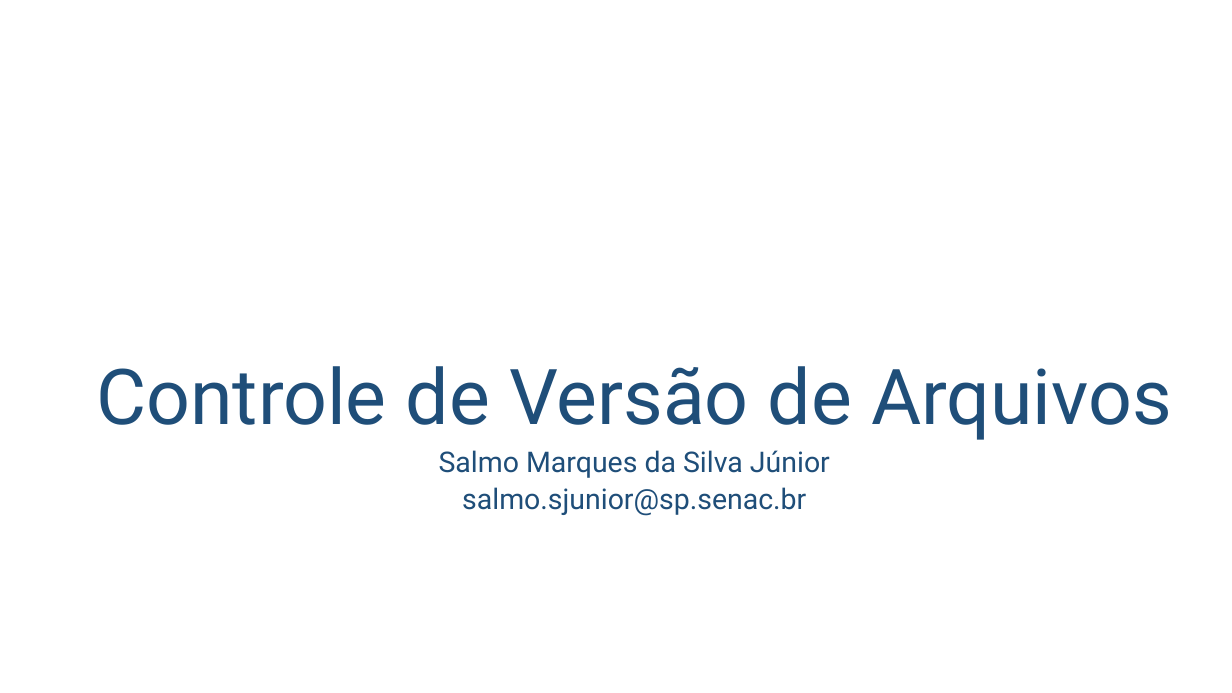
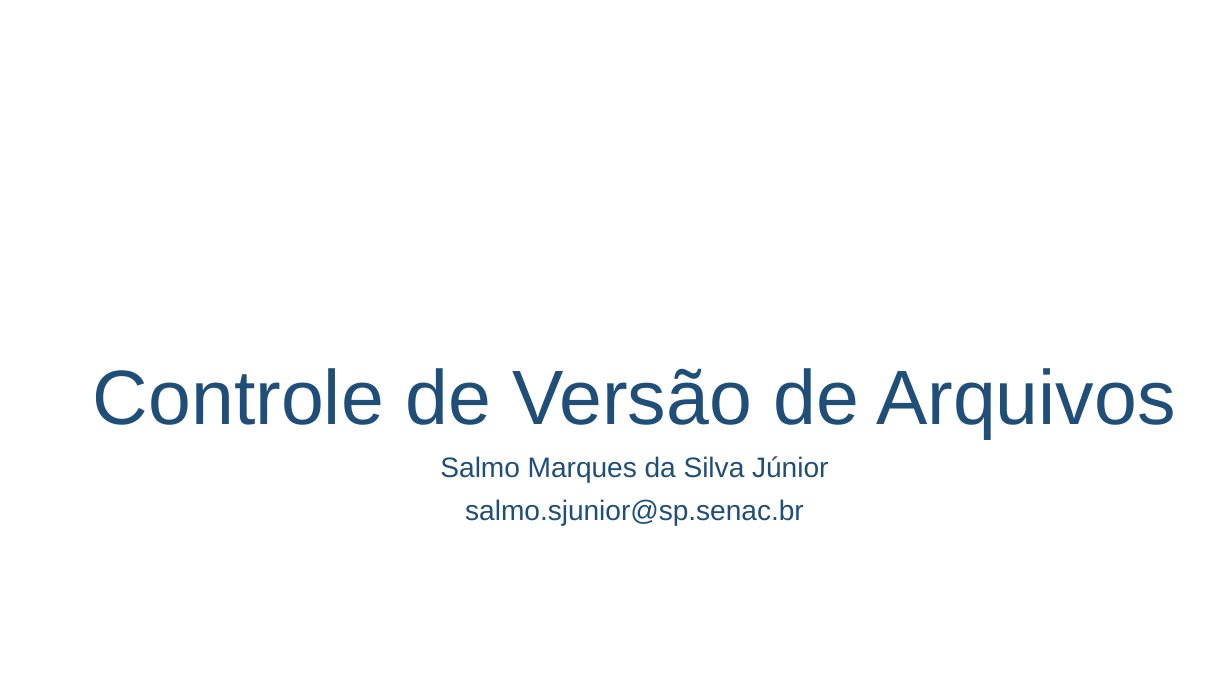
Before and after one commit to salmo-jr/public-slides, a slide deck: slide 1 of versionamento-de-arquivos.pptx. Drawn at 1232x693 pixels with LibreOffice and Linux fonts; fonts in the diff are those of the drawing; background and template pictures are left out. Boxes give left, top, right and bottom in pixels: in the first picture for what was removed or moved away, otherwise in the second. Text is boxed around its words. In the diff, an @@ line names an element or a change of style, - is before the commit and + after.

```diff
--- a/versionamento-de-arquivos.pptx
+++ b/versionamento-de-arquivos.pptx
@@ text "Controle de Versão de Arquivos" at (93,368,1175,439): font Roboto to Arial @@
@@ text "Salmo Marques da Silva Júnior" at (440,456,828,525): size 22.2 to 21.8 pt, font Roboto to Arial; line spacing 0.7 to 0.9 @@
```
Also in this commit, not shown: 11 other slides changed, 2 other files.
